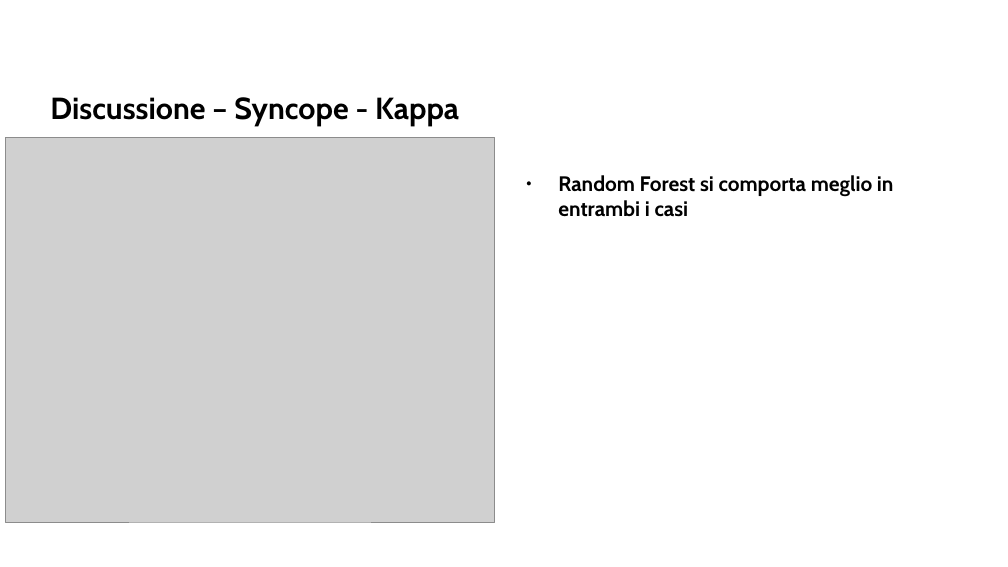
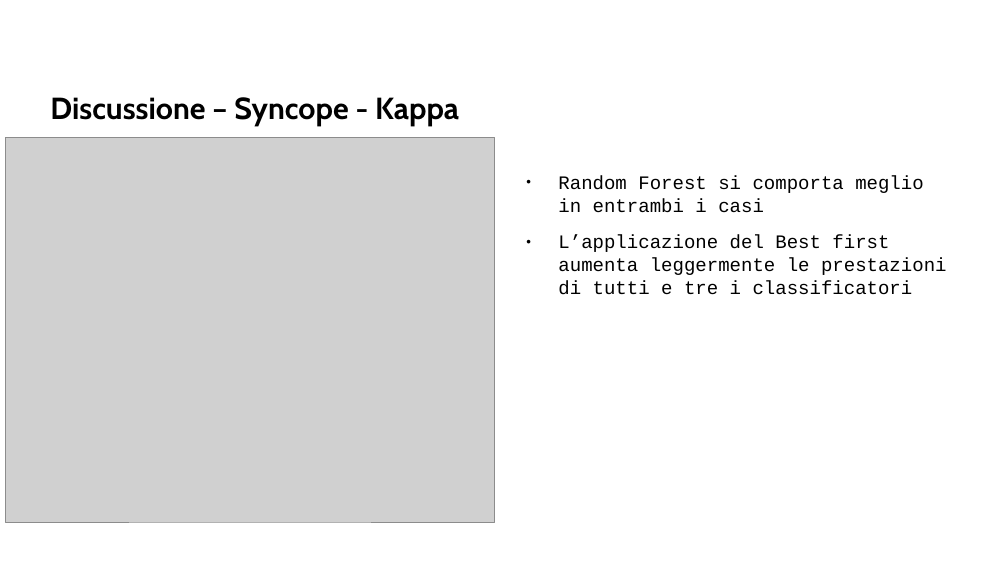
Before and after one commit to AlessDea/ISW2_milestone2, a slide deck: slide 23 of presentazione/isw2_ml.odp. Drawn at 1008x567 pixels with LibreOffice and Linux fonts; fonts in the diff are those of the drawing; grey boxes stand for pictures; background and template pictures are left out. Boxes give left, top, right and bottom in pixels: in the first picture for what was removed or moved away, otherwise in the second. Text is boxed around its words. In the diff, an @@ line names an element or a change of style, - is before the commit and + after.

```diff
--- a/presentazione/isw2_ml.odp
+++ b/presentazione/isw2_ml.odp
@@ text at (x1=558, y1=176, x2=924, y2=213): size 16.5 to 15 pt, font Cabin to Courier New, bold off in "Random Forest si comporta meglio in entrambi ..." @@
@@ text at (x1=558, y1=235, x2=947, y2=295): paragraph added @@
+● L’applicazione del Best first aumenta leggermente le prestazioni di tutti e tre i classificatori
```
Also in this commit, not shown: 13 other slides changed, 4 slides added, 3 slides removed, 2 other files.
